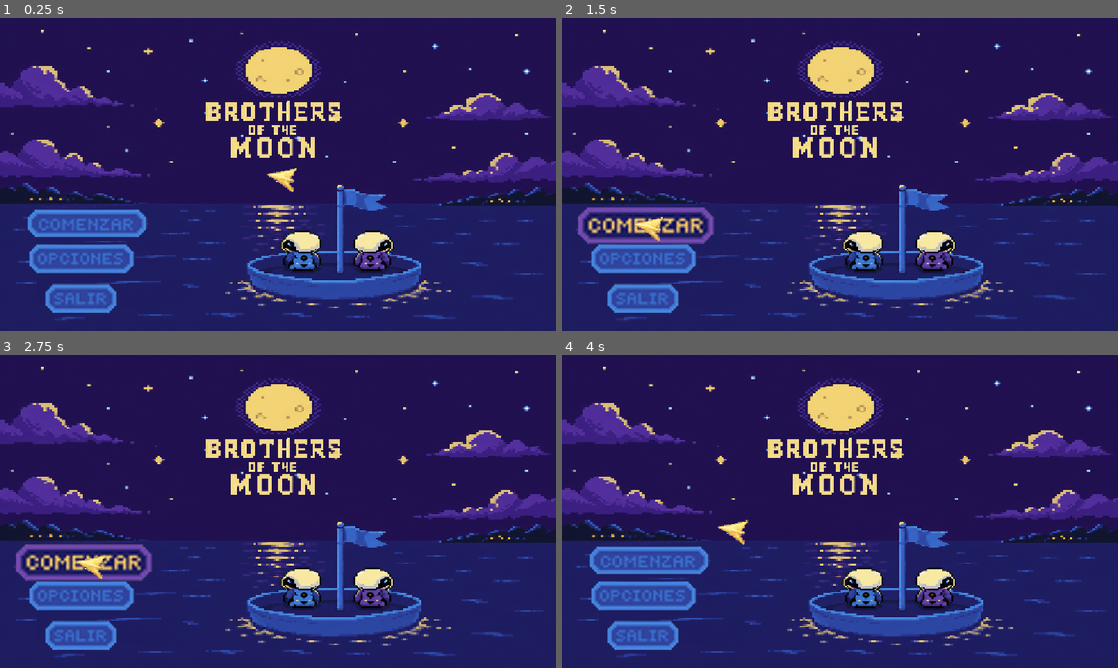
Above: before the commit, frames 1-4 (two rows, left to right).
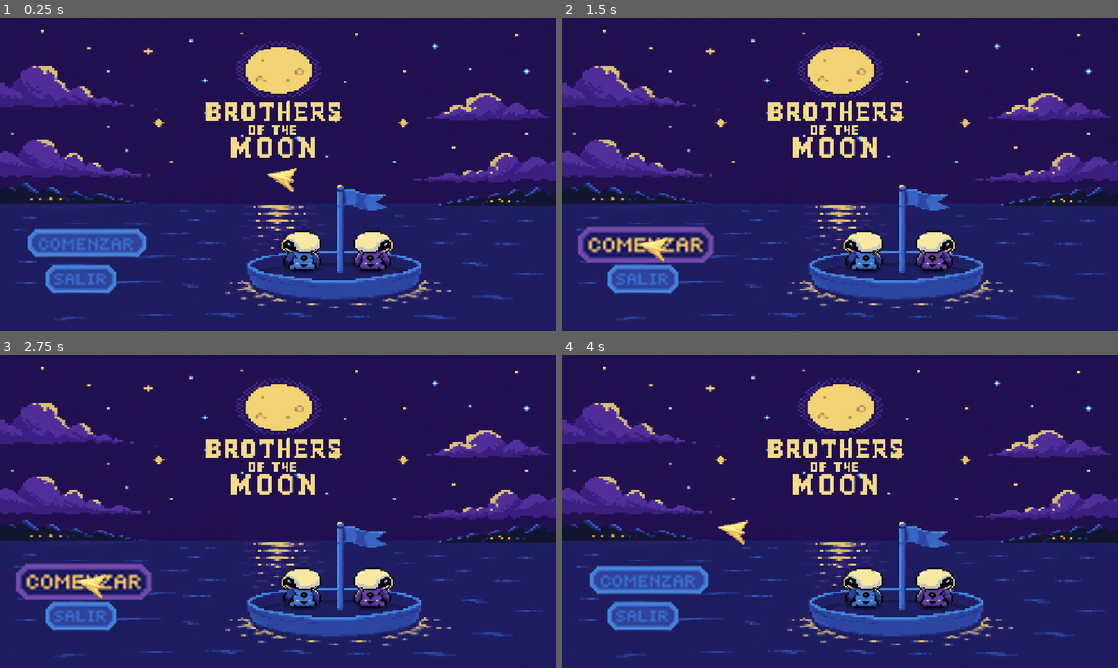
Above: after the commit, the same moments.

Repository: Kaaaamamura/Brothers-Of-The-Moon
Game: Godot game, scene res://Escenas/Menu Principal.tscn
The game is run twice, just before and just after one commit, with the same random seed, the same clock (stepped at 60 frames per second) and the same inputs. Sound files missing from this copy of the repository are replaced by a short silence.
Inputs (mouse positions are in pixels of both pictures, inside the frame that each line leads up to; where the layout moved, square brackets give the same spot in the first picture):
- Up to frame 1 (0.25 s): no input
- Up to frame 2 (1.5 s): click (645, 259) at 0.52 s; click (650, 243) [645, 224] at 1.25 s
- Up to frame 3 (2.75 s): click (88, 580) [88, 561] at 2 s
- Up to frame 4 (4 s): tap Enter (ui_accept) at 2.75, 3.5 s; move the mouse to (962, 495) at 2.77 s; hold Right (ui_right) from 2.78 s (still down); tap Up (Jump) at 3.02, 3.77 s; move the mouse to (728, 527) at 3.52 s

The runs differ from the first frame. In frame 1, 5.2% of the frame differs, in the area x 5-27%, y 61-95%; in frame 2, 5.4%, in the area x 2-28%, y 60-95%; in frame 3, 5.4%; in frame 4, 5.2%.
Error after the commit: Invalid access to property or key 'mouse_entered' on a base object of type 'null instance'. (res://menu_principal.gd:27)

Commit message:
Boton de opciones se fue

Diff:
--- a/Escenas/Menu Principal.tscn
+++ b/Escenas/Menu Principal.tscn
@@ -7,9 +7,6 @@
 [ext_resource type="Texture2D" uid="uid://tipve740xha1" path="res://Sprites Menu/Boton Comenzar Pressed.png" id="4_tfslj"]
 [ext_resource type="Texture2D" uid="uid://bjhvlk0s1q8ke" path="res://Sprites Menu/Boton Comenzar Hover.png" id="4_txqcv"]
 [ext_resource type="Texture2D" uid="uid://c1x531rdempux" path="res://Sprites Menu/Boton Salir Normal.png" id="6_4ml2j"]
-[ext_resource type="Texture2D" uid="uid://sfwnlq8mctwi" path="res://Sprites Menu/Boton Opciones Pressed.png" id="7_2ict8"]
-[ext_resource type="Texture2D" uid="uid://ujqs8te1j5nh" path="res://Sprites Menu/Boton Opciones Normal.png" id="7_tx0d1"]
-[ext_resource type="Texture2D" uid="uid://s6sor7qu26jn" path="res://Sprites Menu/Boton Opciones Hover.png" id="8_tx0d1"]
 [ext_resource type="Texture2D" uid="uid://bmylslwnvx8oe" path="res://Sprites Menu/Boton Salir Pressed.png" id="10_wyyr4"]
 [ext_resource type="Texture2D" uid="uid://8voiwa1x5gkf" path="res://Sprites Menu/Boton Salir Hover.png" id="11_iu416"]
 [ext_resource type="Texture2D" uid="uid://bonvnmnrh42pk" path="res://Sprites Menu/Cursor.png" id="13_wyyr4"]
@@ -74,14 +71,6 @@
 texture_hover = ExtResource("4_txqcv")
 stretch_mode = 3
 
-[node name="Opciones" type="TextureButton" parent="Botones" unique_id=1735005628]
-texture_filter = 1
-layout_mode = 2
-texture_normal = ExtResource("7_tx0d1")
-texture_pressed = ExtResource("7_2ict8")
-texture_hover = ExtResource("8_tx0d1")
-stretch_mode = 3
-
 [node name="Salir" type="TextureButton" parent="Botones" unique_id=27659013]
 texture_filter = 1
 layout_mode = 2
@@ -113,5 +102,4 @@
 stream = ExtResource("17_y2iby")
 
 [connection signal="pressed" from="Botones/Comenzar" to="." method="_on_comenzar_pressed"]
-[connection signal="pressed" from="Botones/Opciones" to="." method="_on_opciones_pressed"]
 [connection signal="pressed" from="Botones/Salir" to="." method="_on_salir_pressed"]
